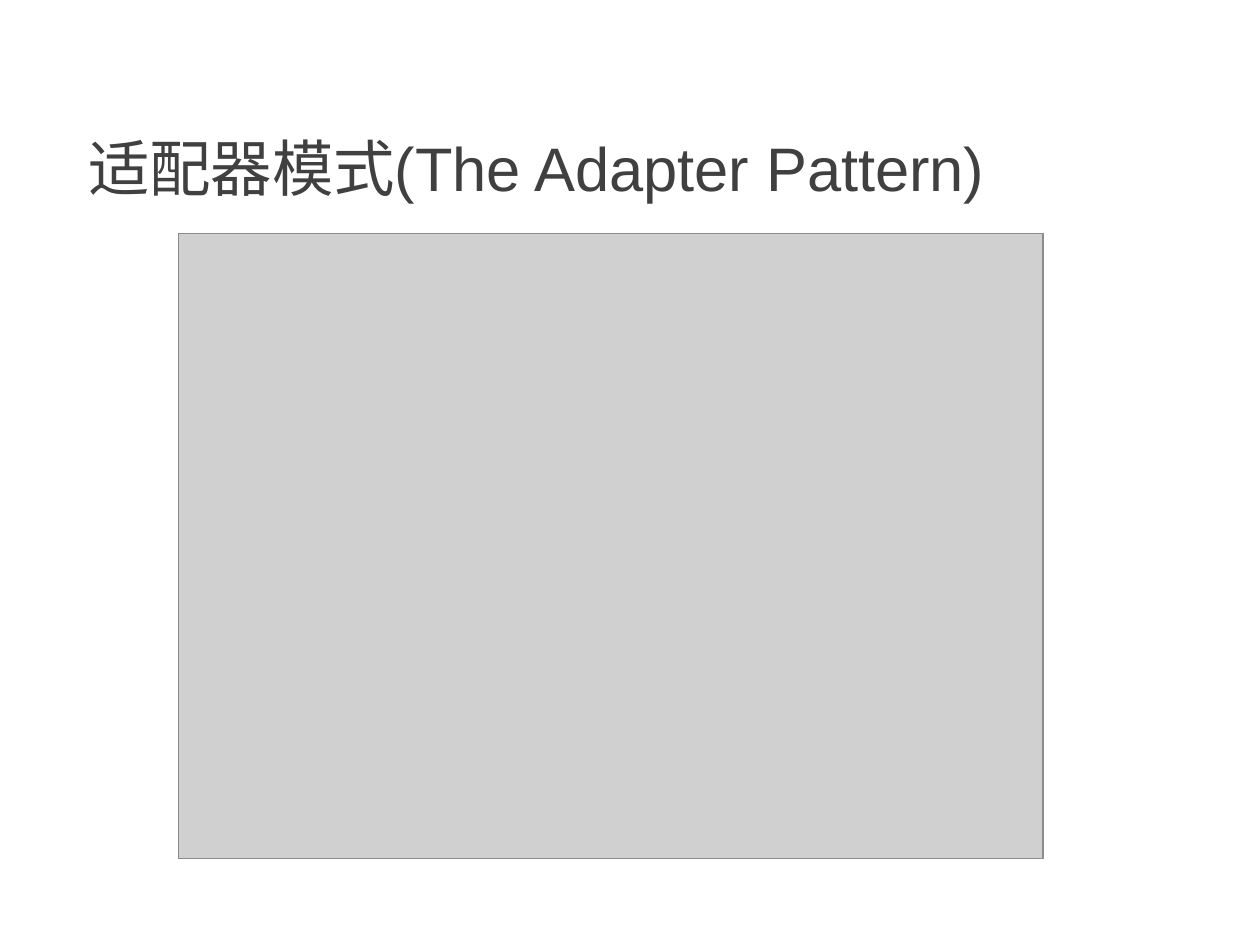
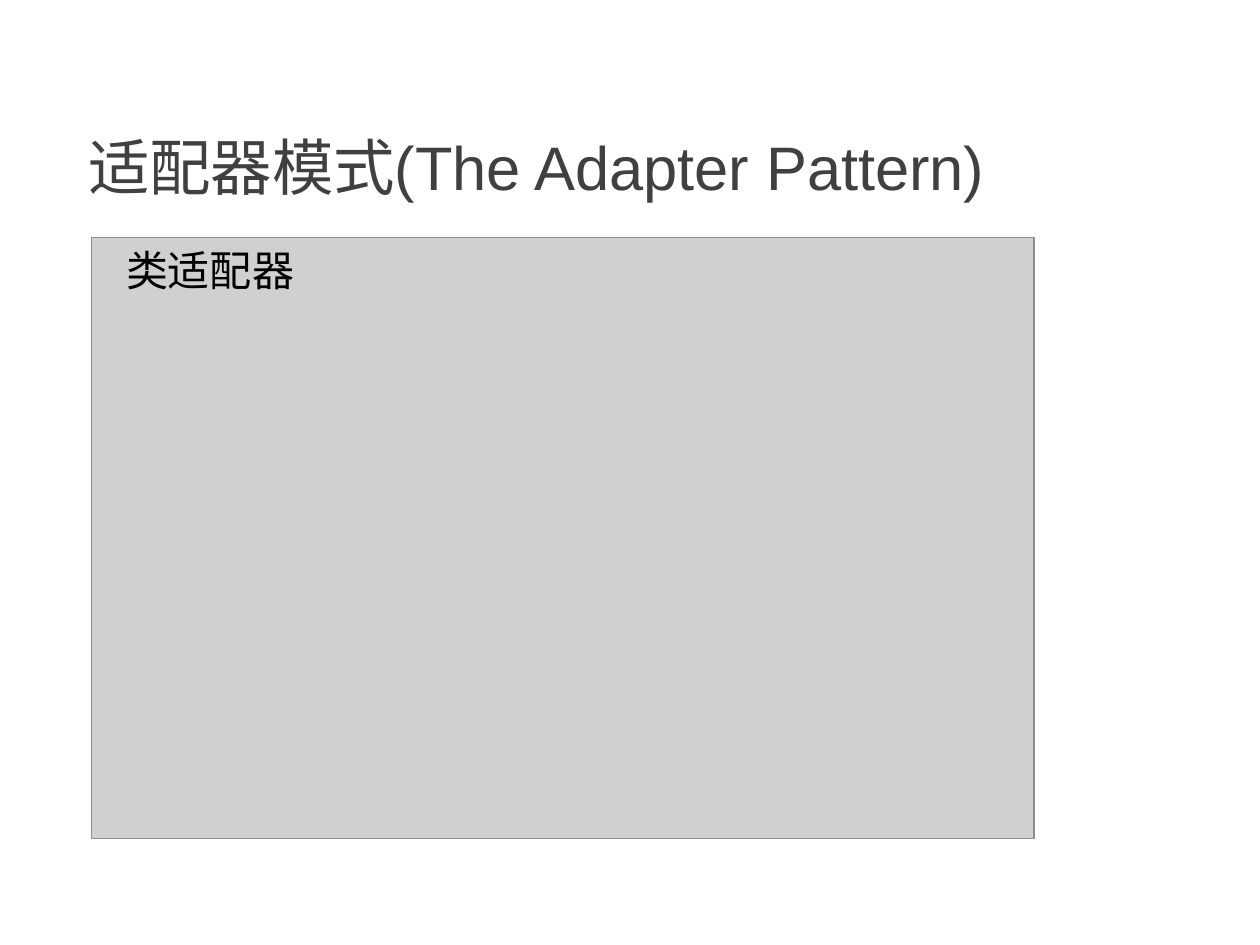
Before and after one commit to NewGr8Player/My-PPT, a slide deck: slide 9 of Design pattern/3.设计模式-结构型模式.pptx. Drawn at 1260x945 pixels with LibreOffice and Linux fonts; fonts in the diff are those of the drawing; grey boxes stand for pictures. Boxes give left, top, right and bottom in pixels: in the first picture for what was removed or moved away, otherwise in the second. Text is boxed around its words. In the diff, an @@ line names an element or a change of style, - is before the commit and + after.

```diff
--- a/Design pattern/3.设计模式-结构型模式.pptx
+++ b/Design pattern/3.设计模式-结构型模式.pptx
@@ picture resized from (x1=179, y1=233, x2=1043, y2=858) to (x1=92, y1=238, x2=1034, y2=839) @@
@@ text added at (x1=126, y1=250, x2=294, y2=290), 24 pt, text #000000 @@
+类适配器
```
Also in this commit, not shown: 1 other slide changed, 11 slides added.
